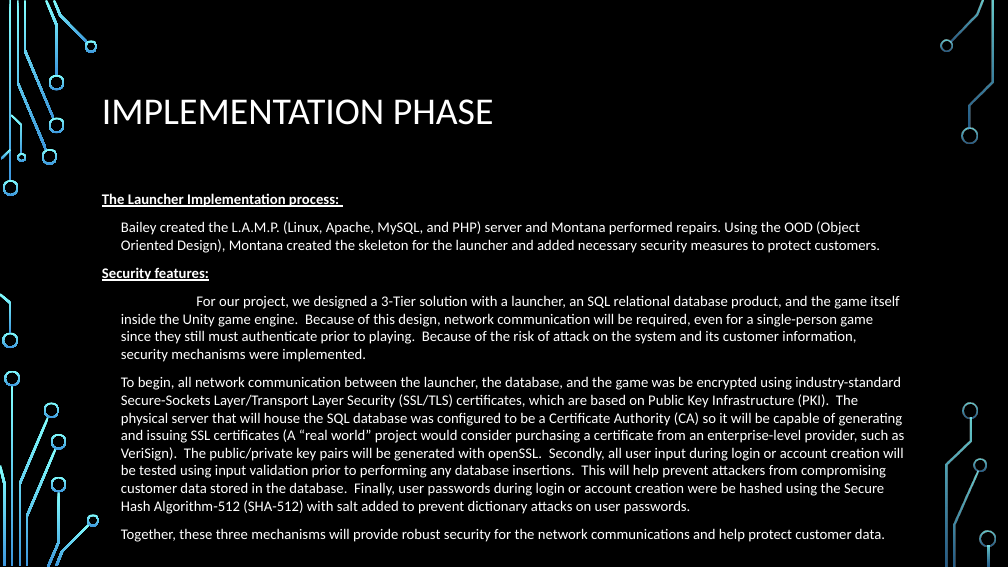
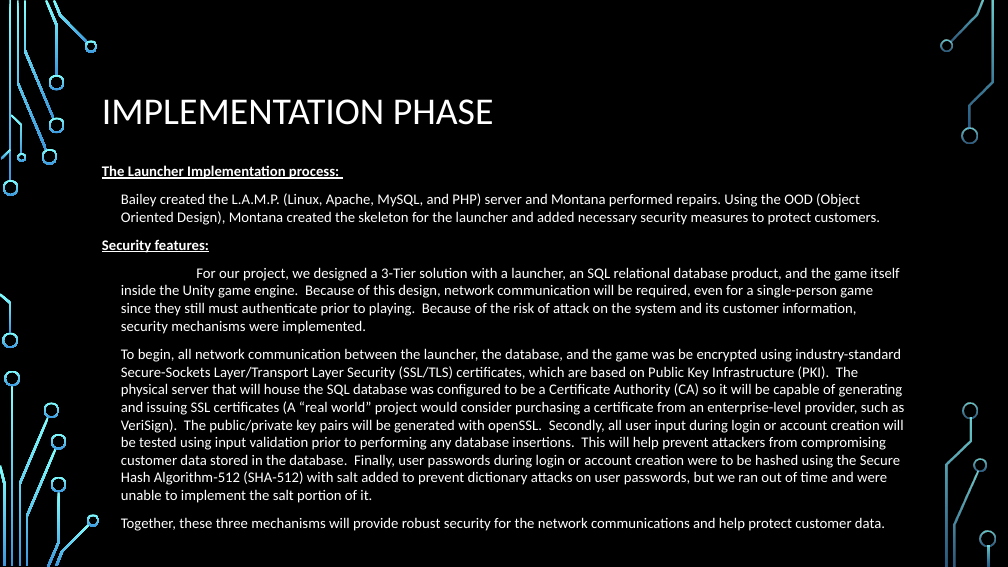
Before and after one commit to Team7-SoftEng/Asset-Development, a slide deck: slide 7 of Gate of GAbethulu.pptx. Drawn at 1008x567 pixels with LibreOffice and Linux fonts; fonts in the diff are those of the drawing; background and template pictures are left out. Boxes give left, top, right and bottom in pixels: in the first picture for what was removed or moved away, otherwise in the second. Text is boxed around its words. In the diff, an @@ line names an element or a change of style, - is before the commit and + after.

```diff
--- a/Gate of GAbethulu.pptx
+++ b/Gate of GAbethulu.pptx
@@ text "The Launcher Implementation process:": place and size @@
-text "The Launcher Implementation process:" at (102,193,905,542)
+text "The Launcher Implementation process:" at (102,165,905,531)
@@ text at (121,348,905,503): text changed @@
-To begin, all network communication between the launcher, the database, and the game was be encrypted using industry-standard Secure-Sockets Layer/Transport Layer Security (SSL/TLS) certificates, which are based on Public Key Infrastructure (PKI). The physical server that will house the SQL database was configured to be a Certificate Authority (CA) so it will be capable of generating and issuing SSL certificates (A “real world” project would consider purchasing a certificate from an enterprise-level provider, such as VeriSign). The public/private key pairs will be generated with openSSL. Secondly, all user input during login or account creation will be tested using input validation prior to performing any database insertions. This will help prevent attackers from compromising customer data stored in the database. Finally, user passwords during login or account creation were be hashed using the Secure Hash Algorithm-512 (SHA-512) with salt added to prevent dictionary attacks on user passwords.
+To begin, all network communication between the launcher, the database, and the game was be encrypted using industry-standard Secure-Sockets Layer/Transport Layer Security (SSL/TLS) certificates, which are based on Public Key Infrastructure (PKI). The physical server that will house the SQL database was configured to be a Certificate Authority (CA) so it will be capable of generating and issuing SSL certificates (A “real world” project would consider purchasing a certificate from an enterprise-level provider, such as VeriSign). The public/private key pairs will be generated with openSSL. Secondly, all user input during login or account creation will be tested using input validation prior to performing any database insertions. This will help prevent attackers from compromising customer data stored in the database. Finally, user passwords during login or account creation were to be hashed using the Secure Hash Algorithm-512 (SHA-512) with salt added to prevent dictionary attacks on user passwords, but we ran out of time and were unable to implement the salt portion of it.
```
Also in this commit, not shown: 3 other slides changed, 1 other file.
